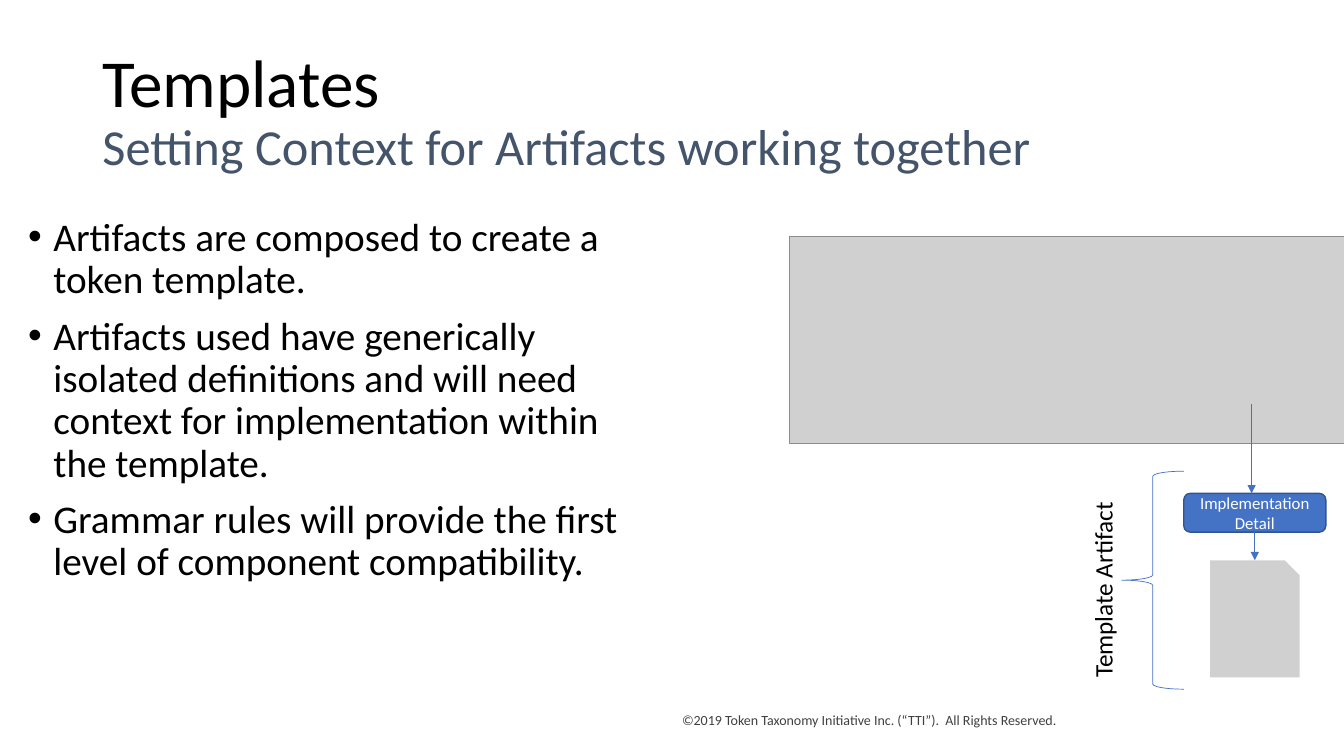
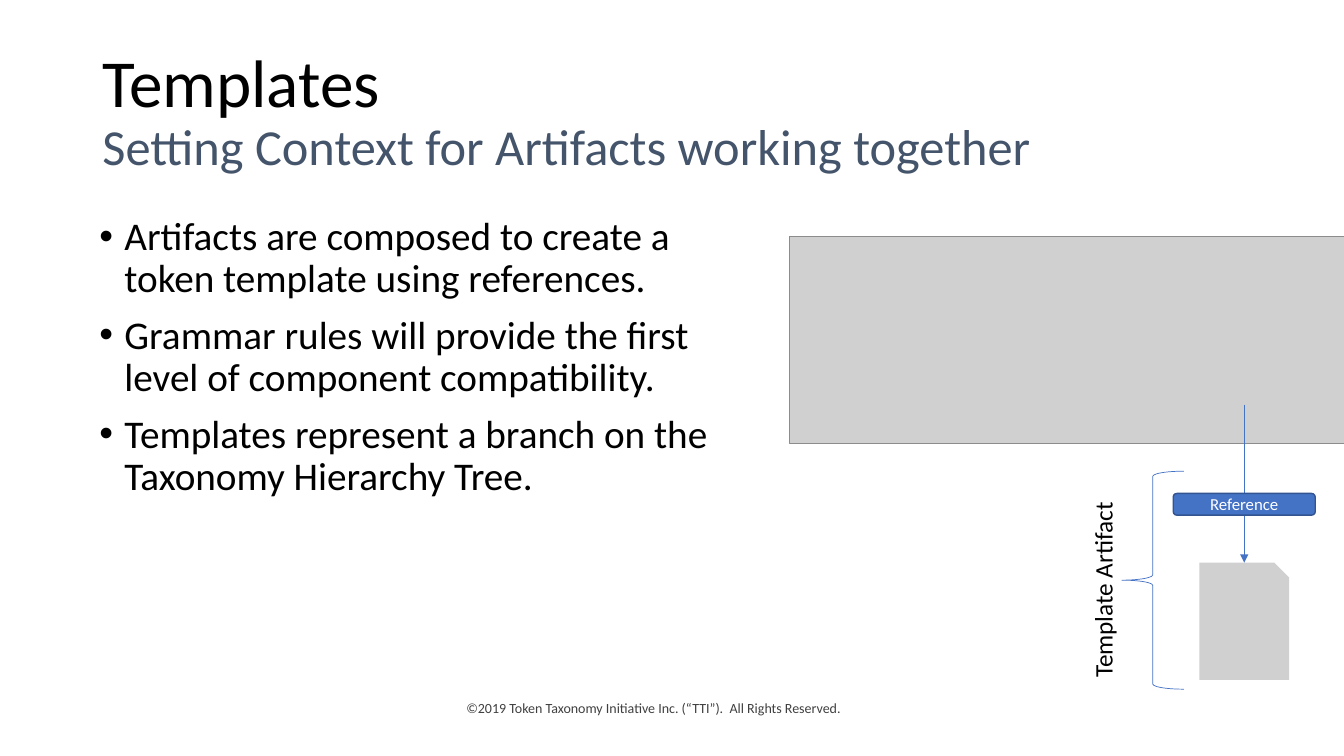
Before and after one commit to vipinsun/TokenTaxonomyFramework-pub, a slide deck: slide 17 of presentations/TTF-Presentation.pptx (slide 15 before the commit). Drawn at 1344x756 pixels with LibreOffice and Linux fonts; fonts in the diff are those of the drawing; grey boxes stand for pictures. Boxes give left, top, right and bottom in pixels: in the first picture for what was removed or moved away, otherwise in the second. Text is boxed around its words. In the diff, an @@ line names an element or a change of style, - is before the commit and + after.

```diff
--- a/presentations/TTF-Presentation.pptx
+++ b/presentations/TTF-Presentation.pptx
@@ text "Artifacts are composed to create ...": place and size @@
-text "Artifacts are composed to create ..." at (53,223,618,582)
+text "Artifacts are composed to create ..." at (124,222,707,497)
@@ text at (124,222,670,299): text changed @@
-• Artifacts are composed to create a token template.
-• Artifacts used have generically isolated definitions and will need context for implementation within the template.
+• Artifacts are composed to create a token template using references.
@@ arrow moved from (1252, 404) - (1252, 493) to (1244, 405) - (1244, 563) @@
@@ text at (124,420,707,497): paragraph added @@
+• Templates represent a branch on the Taxonomy Hierarchy Tree.
@@ rounded rectangle "Reference": place and size @@
-rounded rectangle "Reference" at (1184,493,1326,531)
+rounded rectangle "Reference" at (1174,494,1316,516)
@@ text in rounded rectangle at (1210,498,1278,510): text changed @@
-Implementation
-Detail
+Reference
@@ arrow removed from (1255, 532) to (1255, 561) @@
@@ picture: place and size @@
-picture at (1210,561,1300,678)
+picture at (1200,563,1290,680)
@@ text "©2019 Token Taxonomy Initiative Inc. ...": place and size @@
-text "©2019 Token Taxonomy Initiative Inc. ..." at (682,715,1057,728)
+text "©2019 Token Taxonomy Initiative Inc. ..." at (466,703,841,716)
```
Also in this commit, not shown: 15 other slides changed, 5 slides added, 20 other files.
